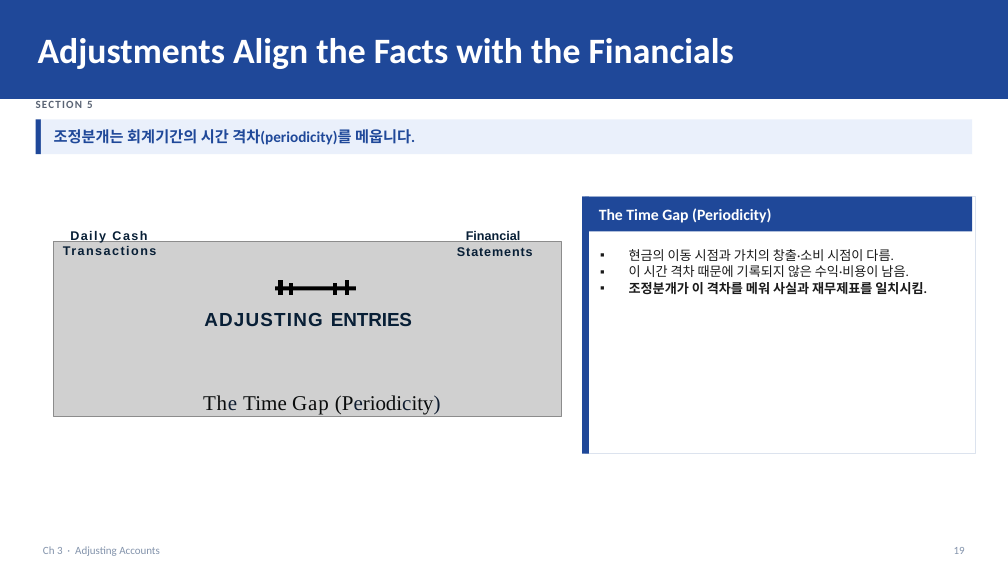
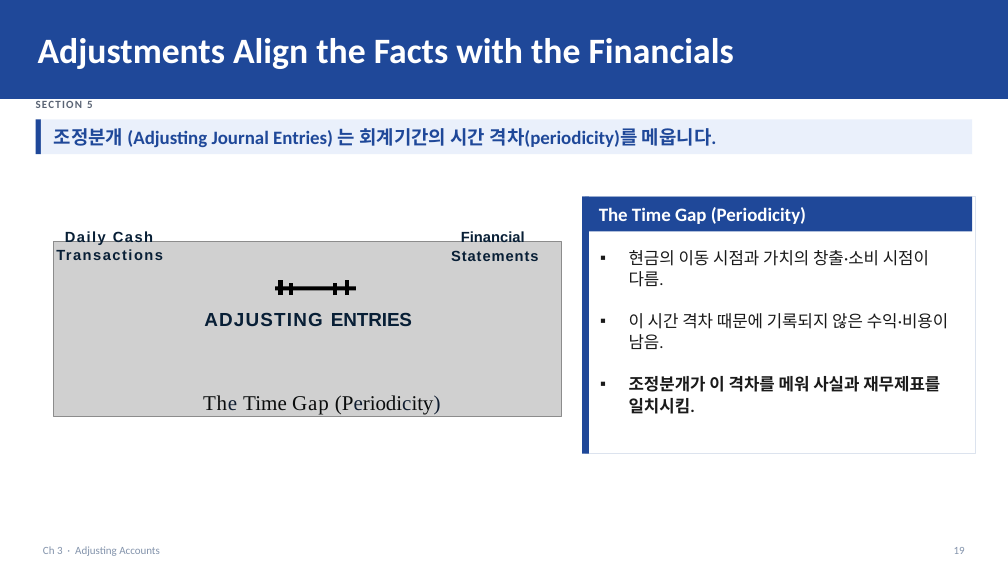
Before and after one commit to keejae/financial-accounting, a slide deck: slide 20 of files/week2/korean/Wk2_L5_slides.pptx. Drawn at 1008x567 pixels with LibreOffice and Linux fonts; fonts in the diff are those of the drawing; grey boxes stand for pictures. Boxes give left, top, right and bottom in pixels: in the first picture for what was removed or moved away, otherwise in the second. Text is boxed around its words. In the diff, an @@ line names an element or a change of style, - is before the commit and + after.

```diff
--- a/files/week2/korean/Wk2_L5_slides.pptx
+++ b/files/week2/korean/Wk2_L5_slides.pptx
@@ text at bbox=[54, 128, 717, 147]: text changed; size 14.5 to 18 pt @@
-조정분개는 회계기간의 시간 격차(periodicity)를 메웁니다.
+조정분개 (Adjusting Journal Entries) 는 회계기간의 시간 격차(periodicity)를 메웁니다.
@@ text "The Time Gap (Periodicity)" at bbox=[599, 207, 806, 224]: size 15 to 18 pt @@
@@ text "Daily Cash Transactions" at bbox=[44, 227, 174, 264]: size 12 to 14 pt @@
@@ text "Financial" at bbox=[451, 230, 538, 261]: size 12 to 14 pt @@
@@ text "현금의 이동 시점과 가치의 창출·소비 ..." at bbox=[629, 250, 948, 414]: size 12.5 to 16 pt @@
```
Also in this commit, not shown: 30 other slides changed, 7 slides added, 9 slides removed, 11 other files.
